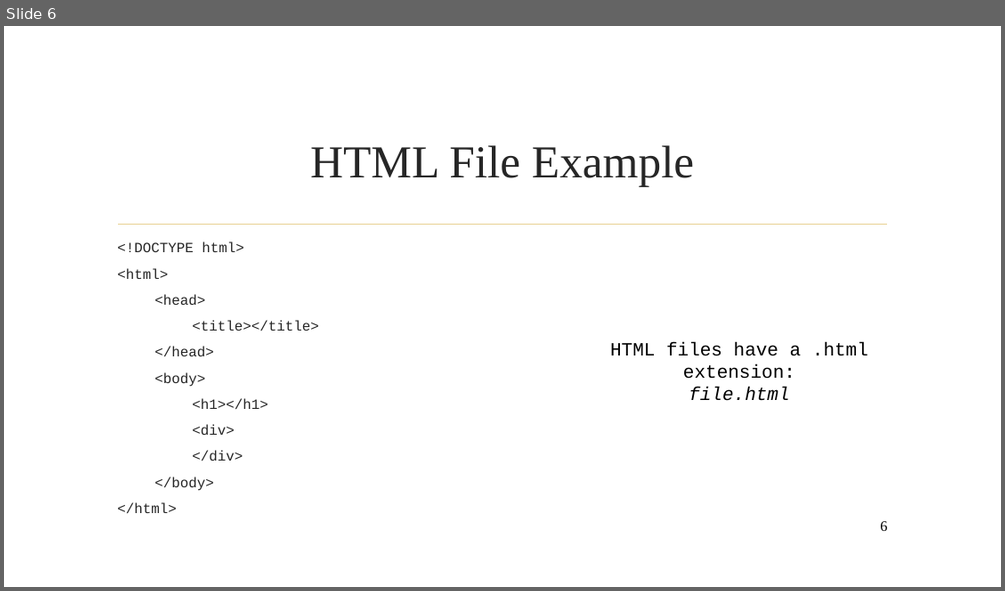
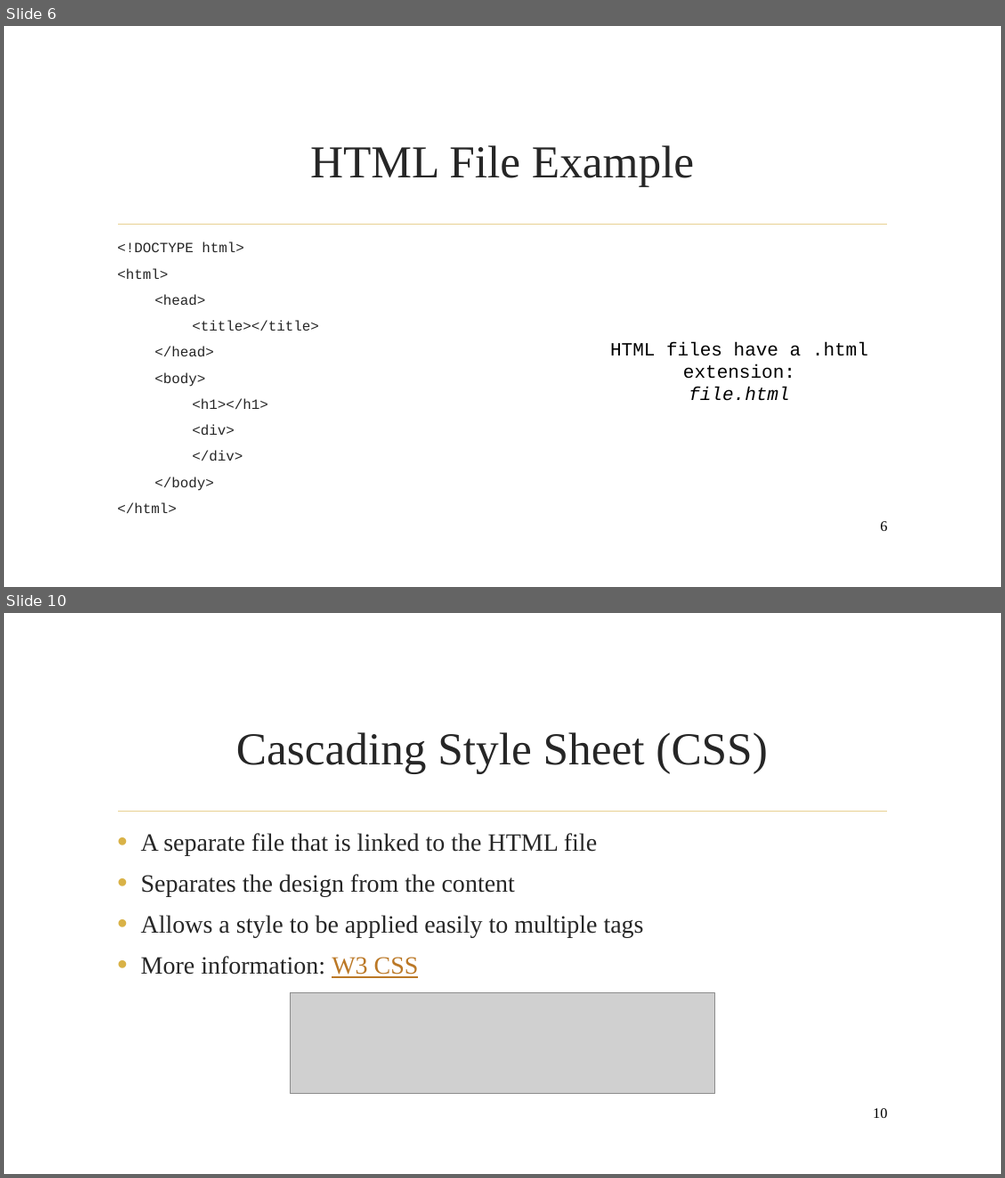
Before and after one commit to AADeLucia/beginner_web_tutorial, a slide deck: website_tutorial_beginner.pptx. Shown one above the other, each under a label of ours: slide 6 before the commit, slides 6 and 10 after it; the slides between them are not shown. The pictures are 1005x591 and 1005x1178 pixels, drawn with LibreOffice and Linux fonts; fonts in the diff are those of the drawing; grey boxes stand for pictures; background and template pictures are left out. Boxes give left, top, right and bottom in pixels: in the first picture for what was removed or moved away, otherwise in the second. Text is boxed around its words. In the diff, an @@ line names an element or a change of style, - is before the commit and + after.

```diff
--- a/website_tutorial_beginner.pptx
+++ b/website_tutorial_beginner.pptx
@@ slide 10 added at <box>4,613,1001,1174</box>, background picture (left out); not listed: 1 template element that a slide beside it also shows @@
@@ title added at <box>236,732,767,774</box>, 44 pt, text #262626 @@
+Cascading Style Sheet (CSS)
@@ text added at <box>141,833,644,978</box>, 24 pt, text #262626 @@
+• A separate file that is linked to the HTML file
+• Separates the design from the content
+• Allows a style to be applied easily to multiple tags
+• More information: W3 CSS
@@ picture added at <box>291,993,715,1093</box> @@
@@ page number added at <box>873,1108,887,1118</box>, 14 pt, text #000000 @@
+10
```
Also in this commit, not shown: 6 slides changed, 1 other slide added, 1 slide removed, 3 other files.
